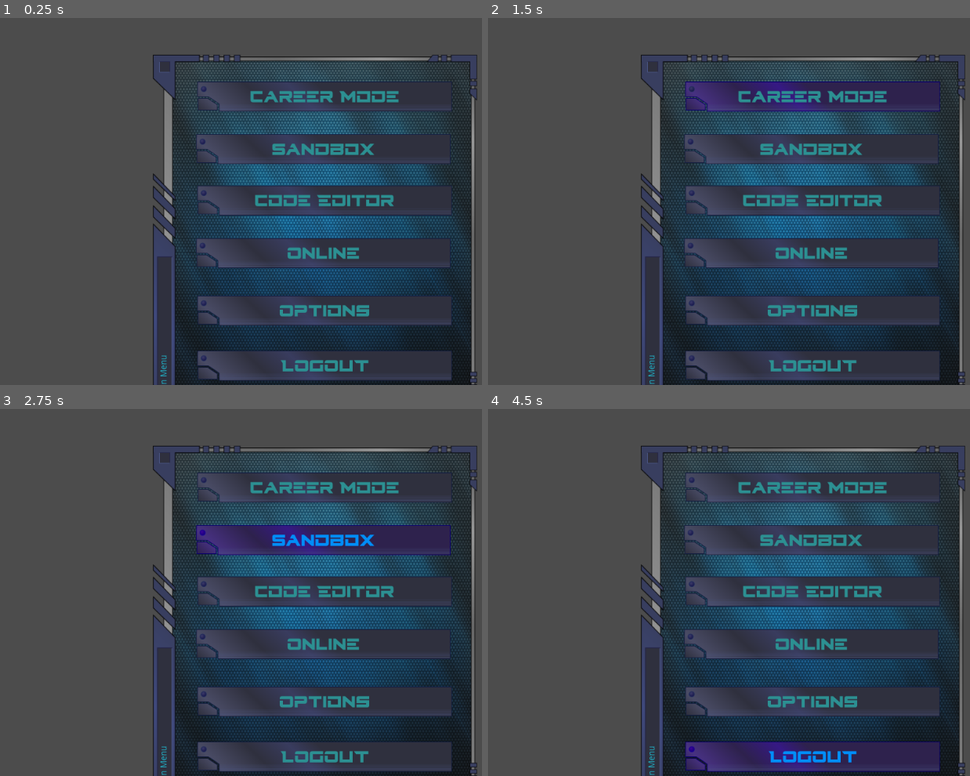
Above: before the commit, frames 1-4 (two rows, left to right).
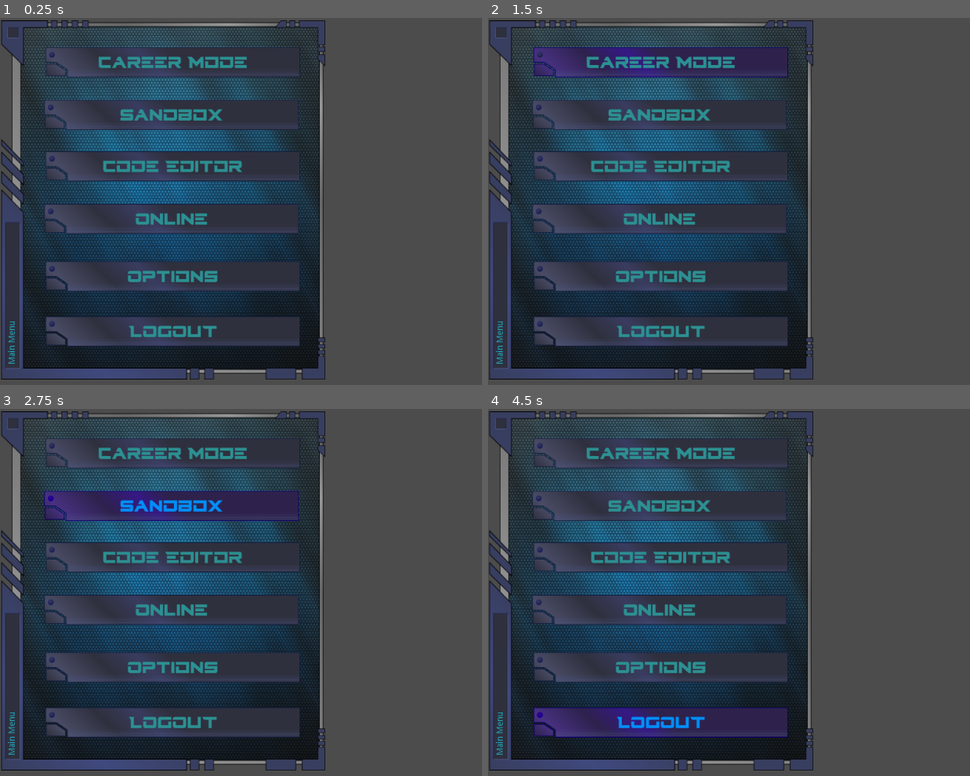
Above: after the commit, the same moments.

Repository: zombieCraig/vxcreator
Game: Godot game, scene res://Scenes/Menu/MenuBox.tscn
Same seed, same stepped clock (60 frames per second), same inputs: the game is played once before the commit and once after it. This scene is started directly instead of the project's main scene.
Inputs (mouse positions are in pixels of both pictures, inside the frame that each line leads up to; where the layout moved, square brackets give the same spot in the first picture):
- Up to frame 1 (0.25 s): no input
- Up to frame 2 (1.5 s): click (661, 62) [810, 95] at 0.5 s; click (661, 62) [810, 95] at 1.25 s
- Up to frame 3 (2.75 s): click (173, 504) [322, 541] at 2 s
- Up to frame 4 (4.5 s): click (661, 720) [810, 757] at 2.75 s; click (661, 504) [810, 541] at 3.5 s; click (661, 720) [810, 757] at 4.25 s

The runs differ from the first frame. In frame 1, 74% of the frame differs, in the area x 0-100%, y 0-100%; in frame 2, 77%; in frame 3, 77%; in frame 4, 76%.

Commit message:
Fixed hiding/showing windows.
Reorganized Desktop.

NOTE: the add/remove child method of controlling what is displayd may be a bottleneck for windows that use _process functions.

Diff:
--- a/Src/Scenes/Menu/ClockWidget.tscn
+++ b/Src/Scenes/Menu/ClockWidget.tscn
@@ -6,9 +6,22 @@
 [ext_resource path="res://Font/FreeSans22.tres" type="DynamicFont" id=4]
 [ext_resource path="res://Images/Menu/clock_indicator_time.png" type="Texture" id=5]
 
-[node name="ClockWidget" type="Node2D" index="0"]
+[node name="ClockWidget" type="Control"]
 
+anchor_left = 0.0
+anchor_top = 0.0
+anchor_right = 0.0
+anchor_bottom = 0.0
+margin_right = 167.0
+margin_bottom = 167.0
+rect_pivot_offset = Vector2( 0, 0 )
+rect_clip_content = false
+mouse_filter = 0
+mouse_default_cursor_shape = 0
+size_flags_horizontal = 1
+size_flags_vertical = 1
 script = ExtResource( 1 )
+_sections_unfolded = [ "Margin" ]
 
 [node name="Clock" type="TextureProgress" parent="." index="0"]
 
@@ -16,8 +29,8 @@
 anchor_top = 0.0
 anchor_right = 0.0
 anchor_bottom = 0.0
-margin_right = 40.0
-margin_bottom = 40.0
+margin_right = 167.0
+margin_bottom = 167.0
 rect_pivot_offset = Vector2( 0, 0 )
 rect_clip_content = false
 mouse_filter = 1
@@ -50,7 +63,7 @@
 margin_left = 37.0
 margin_top = 35.0
 margin_right = 130.0
-margin_bottom = 57.0
+margin_bottom = 64.0
 rect_pivot_offset = Vector2( 0, 0 )
 rect_clip_content = false
 mouse_filter = 2
--- a/Src/Scenes/Menu/Desktop.gd
+++ b/Src/Scenes/Menu/Desktop.gd
@@ -1,10 +1,14 @@
 extends Control
 
 func _ready():
-	$MenuPosition.set_anchors_preset(Control.PRESET_CENTER)
+	$Windows/MenuBox.set_anchors_preset(Control.PRESET_CENTER)
 	$TaskBar.no_attention($TaskBar/MainIcon)
-	$TaskBar/MainIcon.connect("button_up", self, "icon_click", [$MenuPosition, $MenuPosition/MenuBox])
+	$TaskBar/MainIcon.connect("button_up", self, "icon_click", [$Windows/MenuBox])
+	$TaskBar/OptionIcon.connect("button_up", self, "icon_click", [$Windows/OptionBox])
+	for c in $Windows.get_children():
+		$Windows.remove_child(c)
 
-func icon_click(box, item):
-	box.visible = !box.visible
-	item.visible = !item.visible
+func icon_click(win):
+	if $Windows.get_children().has(win):
+		$Windows.remove_child(win)
+	$Windows.add_child(win)
--- a/Src/Scenes/Menu/Desktop.tscn
+++ b/Src/Scenes/Menu/Desktop.tscn
@@ -1,12 +1,50 @@
-[gd_scene load_steps=6 format=2]
+[gd_scene load_steps=7 format=2]
 
 [ext_resource path="res://Scenes/Menu/Desktop.gd" type="Script" id=1]
-[ext_resource path="res://Scenes/Menu/ClockWidget.tscn" type="PackedScene" id=2]
-[ext_resource path="res://Scenes/Menu/MenuBox.tscn" type="PackedScene" id=3]
-[ext_resource path="res://Images/Menu/taskbar_glow.tex" type="Texture" id=4]
-[ext_resource path="res://Scenes/Menu/TaskBar.tscn" type="PackedScene" id=5]
+[ext_resource path="res://Images/Menu/taskbar_glow.tex" type="Texture" id=2]
+[ext_resource path="res://Scenes/Menu/ClockWidget.tscn" type="PackedScene" id=3]
+[ext_resource path="res://Scenes/Menu/MenuBox.tscn" type="PackedScene" id=4]
+[ext_resource path="res://Scenes/Menu/OptionBox.tscn" type="PackedScene" id=5]
+[ext_resource path="res://Scenes/Menu/TaskBar.tscn" type="PackedScene" id=6]
 
 [node name="Desktop" type="Control" index="0"]
+
+anchor_left = 0.0
+anchor_top = 0.0
+anchor_right = 1.0
+anchor_bottom = 1.0
+margin_left = 2.0
+margin_top = 2.0
+margin_right = 2.0
+margin_bottom = 2.0
+rect_pivot_offset = Vector2( 0, 0 )
+rect_clip_content = false
+mouse_filter = 0
+mouse_default_cursor_shape = 0
+size_flags_horizontal = 1
+size_flags_vertical = 1
+script = ExtResource( 1 )
+_sections_unfolded = [ "Anchor", "Margin", "Material" ]
+
+[node name="TaskbarGlow" type="TextureRect" parent="." index="0"]
+
+anchor_left = 0.0
+anchor_top = 1.0
+anchor_right = 1.0
+anchor_bottom = 1.0
+margin_top = -53.0
+rect_pivot_offset = Vector2( 0, 0 )
+rect_clip_content = false
+mouse_filter = 1
+mouse_default_cursor_shape = 0
+size_flags_horizontal = 1
+size_flags_vertical = 1
+texture = ExtResource( 2 )
+expand = true
+stretch_mode = 0
+_sections_unfolded = [ "Margin" ]
+
+[node name="Windows" type="Control" parent="." index="1"]
 
 anchor_left = 0.0
 anchor_top = 0.0
@@ -18,10 +56,8 @@
 mouse_default_cursor_shape = 0
 size_flags_horizontal = 1
 size_flags_vertical = 1
-script = ExtResource( 1 )
-_sections_unfolded = [ "Anchor", "Margin", "Material" ]
 
-[node name="ClockPosition" type="Control" parent="." index="0"]
+[node name="ClockWidget" parent="Windows" index="0" instance=ExtResource( 3 )]
 
 anchor_left = 1.0
 anchor_top = 1.0
@@ -29,138 +65,24 @@
 anchor_bottom = 1.0
 margin_left = -88.0
 margin_top = -97.0
-rect_pivot_offset = Vector2( 0, 0 )
-rect_clip_content = false
-mouse_filter = 0
-mouse_default_cursor_shape = 0
-size_flags_horizontal = 1
-size_flags_vertical = 1
-_sections_unfolded = [ "Margin" ]
+margin_right = 79.0
+margin_bottom = 70.0
+rect_scale = Vector2( 0.5, 0.5 )
+_sections_unfolded = [ "Margin", "Rect" ]
 
-[node name="ClockWidget" parent="ClockPosition" index="0" instance=ExtResource( 2 )]
+[node name="MenuBox" parent="Windows" index="1" instance=ExtResource( 4 )]
 
-scale = Vector2( 0.515696, 0.515696 )
+margin_left = 265.0
+margin_right = 796.0
+_sections_unfolded = [ "Anchor", "Rect", "Visibility" ]
 
-[node name="Fullscreen" type="Control" parent="." index="1"]
+[node name="OptionBox" parent="Windows" index="2" instance=ExtResource( 5 )]
 
-visible = false
-anchor_left = 0.0
-anchor_top = 0.0
-anchor_right = 1.0
-anchor_bottom = 1.0
-rect_pivot_offset = Vector2( 0, 0 )
-rect_clip_content = false
-mouse_filter = 0
-mouse_default_cursor_shape = 0
-size_flags_horizontal = 1
-size_flags_vertical = 1
+margin_left = 265.0
+margin_right = 796.0
+_sections_unfolded = [ "Margin", "Rect" ]
 
-[node name="PrimaryPosition" type="Control" parent="." index="2"]
+[node name="TaskBar" parent="." index="2" instance=ExtResource( 6 )]
 
-visible = false
-anchor_left = 0.0
-anchor_top = 0.0
-anchor_right = 1.0
-anchor_bottom = 1.0
-margin_right = -371.0
-margin_bottom = -15.0
-rect_pivot_offset = Vector2( 0, 0 )
-rect_clip_content = false
-mouse_filter = 0
-mouse_default_cursor_shape = 0
-size_flags_horizontal = 1
-size_flags_vertical = 1
-
-[node name="SecondaryPosition" type="Control" parent="." index="3"]
-
-visible = false
-anchor_left = 0.0
-anchor_top = 0.0
-anchor_right = 1.0
-anchor_bottom = 1.0
-margin_left = 653.0
-margin_top = 261.0
-margin_bottom = -100.0
-rect_pivot_offset = Vector2( 0, 0 )
-rect_clip_content = false
-mouse_filter = 0
-mouse_default_cursor_shape = 0
-size_flags_horizontal = 1
-size_flags_vertical = 1
+margin_right = -88.0
 _sections_unfolded = [ "Anchor", "Margin" ]
-
-[node name="TernaryPosition" type="Control" parent="." index="4"]
-
-visible = false
-anchor_left = 0.0
-anchor_top = 0.0
-anchor_right = 1.0
-anchor_bottom = 1.0
-margin_left = 653.0
-margin_bottom = -341.0
-rect_pivot_offset = Vector2( 0, 0 )
-rect_clip_content = false
-mouse_filter = 0
-mouse_default_cursor_shape = 0
-size_flags_horizontal = 1
-size_flags_vertical = 1
-_sections_unfolded = [ "Anchor", "Margin" ]
-
-[node name="MenuPosition" type="Control" parent="." index="5"]
-
-visible = false
-anchor_left = 1.0
-anchor_top = 0.0
-anchor_right = 1.0
-anchor_bottom = 0.0
-margin_left = -764.0
-margin_right = -675.0
-margin_bottom = 40.0
-rect_pivot_offset = Vector2( 0, 0 )
-rect_clip_content = false
-mouse_filter = 0
-mouse_default_cursor_shape = 0
-size_flags_horizontal = 1
-size_flags_vertical = 1
-
-[node name="MenuBox" parent="MenuPosition" index="0" instance=ExtResource( 3 )]
-
-visible = false
-position = Vector2( 0, 0 )
-_sections_unfolded = [ "Visibility" ]
-
-[node name="TaskbarGlowPosition" type="Control" parent="." index="6"]
-
-anchor_left = 0.0
-anchor_top = 1.0
-anchor_right = 1.0
-anchor_bottom = 1.0
-margin_top = -53.0
-rect_pivot_offset = Vector2( 0, 0 )
-rect_clip_content = false
-mouse_filter = 0
-mouse_default_cursor_shape = 0
-size_flags_horizontal = 1
-size_flags_vertical = 1
-
-[node name="TaskbarGlow" type="TextureRect" parent="TaskbarGlowPosition" index="0"]
-
-anchor_left = 0.0
-anchor_top = 0.0
-anchor_right = 0.0
-anchor_bottom = 0.0
-margin_right = 1029.0
-margin_bottom = 54.0
-rect_pivot_offset = Vector2( 0, 0 )
-rect_clip_content = false
-mouse_filter = 1
-mouse_default_cursor_shape = 0
-size_flags_horizontal = 1
-size_flags_vertical = 1
-texture = ExtResource( 4 )
-expand = true
-
-[node name="TaskBar" parent="." index="7" instance=ExtResource( 5 )]
-
-margin_right = -162.0
-_sections_unfolded = [ "Anchor", "Margin" ]
--- a/Src/Scenes/Menu/MenuBox.gd
+++ b/Src/Scenes/Menu/MenuBox.gd
@@ -1,4 +1,4 @@
-extends Node2D
+extends Control
 
 func _ready():
 	add_user_signal("story_pressed", [])
--- a/Src/Scenes/Menu/MenuBox.tscn
+++ b/Src/Scenes/Menu/MenuBox.tscn
@@ -17,10 +17,22 @@
 [ext_resource path="res://Images/Menu/MenuButtonLogout.png" type="Texture" id=15]
 [ext_resource path="res://Images/Menu/MenuButtonLogoutHover.png" type="Texture" id=16]
 
-[node name="MenuBox" type="Node2D" index="0"]
-
-position = Vector2( 248, 56 )
+[node name="MenuBox" type="Control"]
+
+anchor_left = 0.0
+anchor_top = 0.0
+anchor_right = 0.0
+anchor_bottom = 0.0
+margin_right = 531.0
+margin_bottom = 600.0
+rect_pivot_offset = Vector2( 0, 0 )
+rect_clip_content = false
+mouse_filter = 0
+mouse_default_cursor_shape = 0
+size_flags_horizontal = 1
+size_flags_vertical = 1
 script = ExtResource( 1 )
+_sections_unfolded = [ "Margin" ]
 
 [node name="Frame" type="NinePatchRect" parent="." index="0"]
 
@@ -43,7 +55,7 @@
 patch_margin_top = 40
 patch_margin_right = 20
 patch_margin_bottom = 30
-_sections_unfolded = [ "Patch Margin" ]
+_sections_unfolded = [ "Margin" ]
 
 [node name="CloseBtn" type="TextureButton" parent="Frame" index="0"]
 
--- a/Src/Scenes/Menu/OptionBox.gd
+++ b/Src/Scenes/Menu/OptionBox.gd
@@ -1,4 +1,4 @@
-extends Node2D
+extends Control
 
 func savePrefs():
 	global.prefs["Fullscreen"] = get_node("FullScreenToggle").is_pressed()
--- a/Src/Scenes/Menu/OptionBox.tscn
+++ b/Src/Scenes/Menu/OptionBox.tscn
@@ -31,9 +31,22 @@
 content_margin_top = -1.0
 content_margin_bottom = -1.0
 
-[node name="OptionBox" type="Node2D" index="0"]
-
+[node name="OptionBox" type="Control" index="0"]
+
+anchor_left = 0.0
+anchor_top = 0.0
+anchor_right = 0.0
+anchor_bottom = 0.0
+margin_right = 531.0
+margin_bottom = 600.0
+rect_pivot_offset = Vector2( 0, 0 )
+rect_clip_content = false
+mouse_filter = 0
+mouse_default_cursor_shape = 0
+size_flags_horizontal = 1
+size_flags_vertical = 1
 script = ExtResource( 1 )
+_sections_unfolded = [ "Margin" ]
 
 [node name="Frame" type="NinePatchRect" parent="." index="0"]
 
@@ -318,11 +331,3 @@
 flat = false
 align = 0
 _sections_unfolded = [ "Rect", "custom_styles" ]
-
-[connection signal="toggled" from="FullScreenToggle" to="." method="_on_FullScreenToggle_toggled"]
-
-[connection signal="toggled" from="SoundEffectsToggle" to="." method="_on_SoundEffectsToggle_toggled"]
-
-[connection signal="pressed" from="BackButton" to="." method="_on_BackButton_pressed"]
-
-[connection signal="toggled" from="WelcomeMsgToggle" to="." method="_on_WelcomeMsgToggle_toggled"]
--- a/Src/Scenes/Menu/TaskBar.tscn
+++ b/Src/Scenes/Menu/TaskBar.tscn
@@ -1,10 +1,11 @@
-[gd_scene load_steps=4 format=2]
+[gd_scene load_steps=5 format=2]
 
 [ext_resource path="res://Scenes/Menu/TaskBar.gd" type="Script" id=1]
 [ext_resource path="res://Images/Menu/MainIcon.png" type="Texture" id=2]
 [ext_resource path="res://Images/Menu/MainIconHover.png" type="Texture" id=3]
+[ext_resource path="res://Images/Menu/IconPlaceholder.png" type="Texture" id=4]
 
-[node name="TaskBar" type="Control" index="0"]
+[node name="TaskBar" type="Control"]
 
 anchor_left = 0.0
 anchor_top = 1.0
@@ -55,3 +56,27 @@
 group = null
 texture_normal = ExtResource( 2 )
 texture_hover = ExtResource( 3 )
+_sections_unfolded = [ "Rect" ]
+
+[node name="OptionIcon" type="TextureButton" parent="." index="3"]
+
+anchor_left = 0.0
+anchor_top = 0.0
+anchor_right = 0.0
+anchor_bottom = 0.0
+margin_left = 95.0
+margin_right = 173.0
+margin_bottom = 81.0
+rect_pivot_offset = Vector2( 0, 0 )
+rect_clip_content = false
+focus_mode = 2
+mouse_filter = 0
+mouse_default_cursor_shape = 0
+size_flags_horizontal = 1
+size_flags_vertical = 1
+toggle_mode = false
+enabled_focus_mode = 2
+shortcut = null
+group = null
+texture_normal = ExtResource( 4 )
+_sections_unfolded = [ "Textures" ]
--- a/Src/Scenes/Menu/clock.gd
+++ b/Src/Scenes/Menu/clock.gd
@@ -1,4 +1,4 @@
-extends Node2D
+extends Control
 
 var DEBUG = true
 
Binary file added: Src/Images/Menu/IconPlaceholder.png
Not shown, added: Src/Images/Menu/IconPlaceholder.png.import
